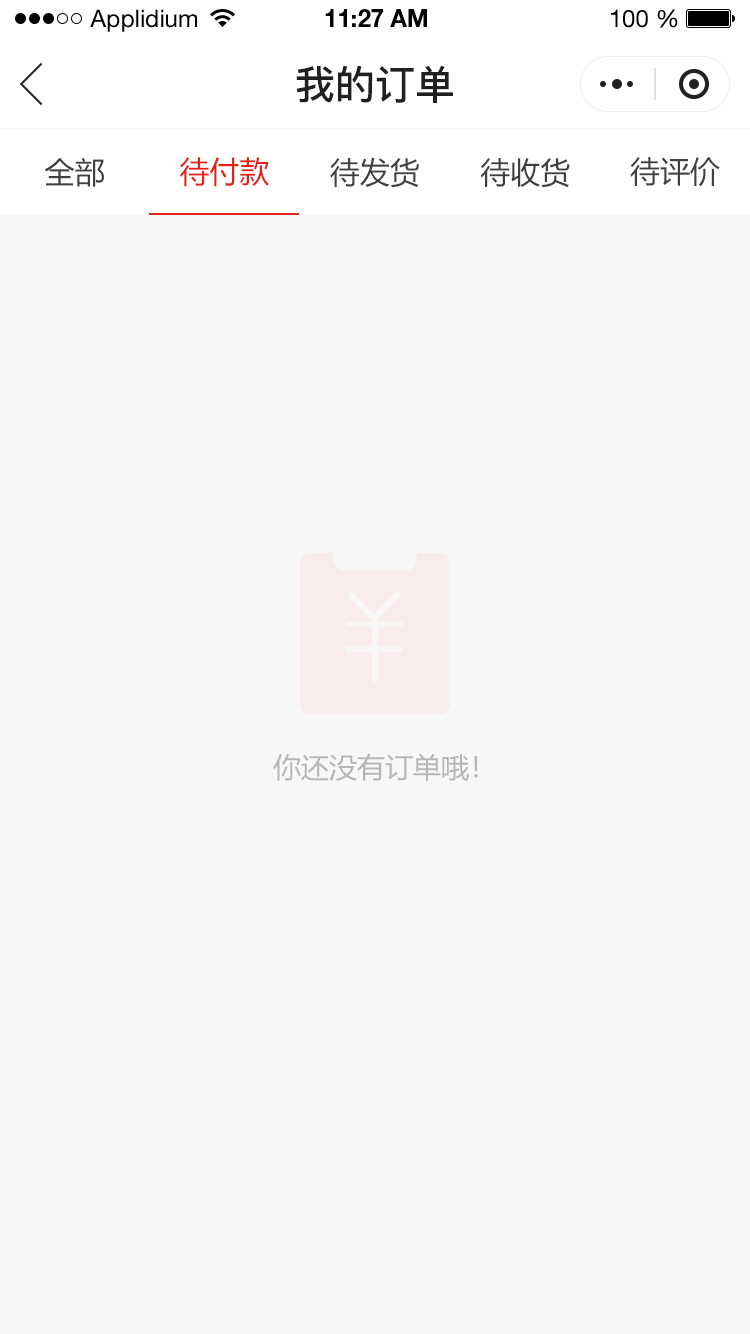
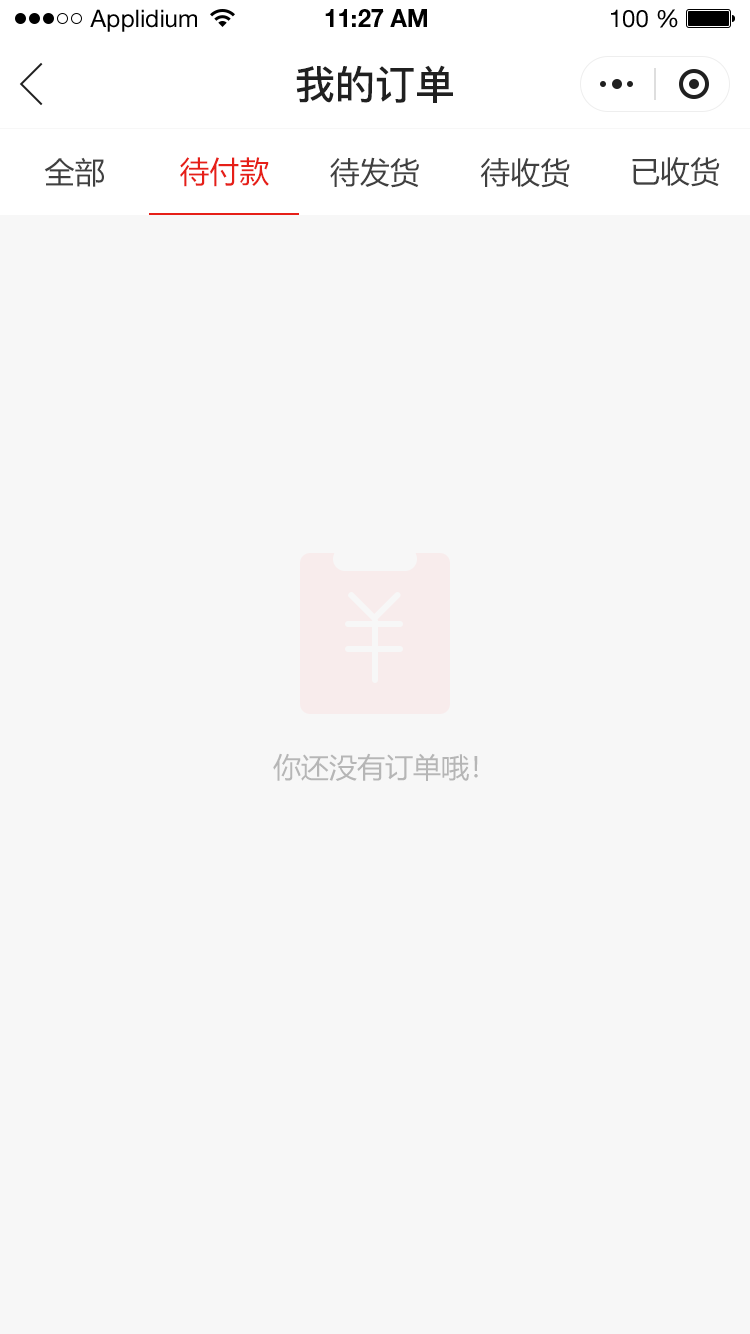
Revision of a layered 750×1334 image; what changed, layer by layer:
renamed "待评价" to "已收货", painted on it over [630, 157, 720, 187]
